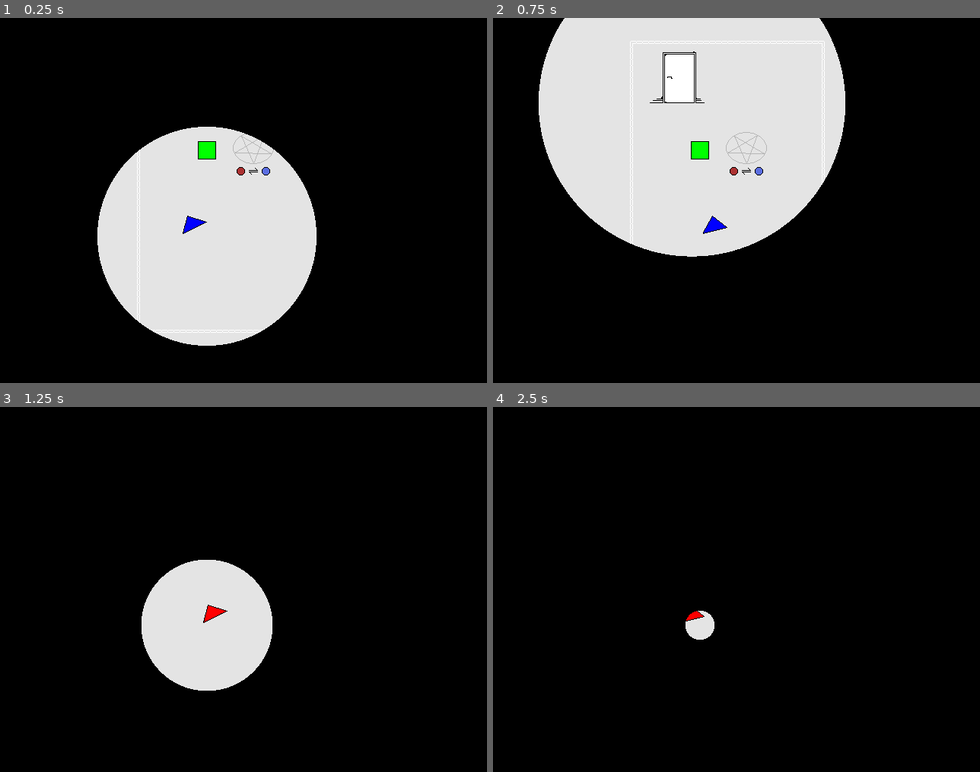
Above: before the commit, frames 1-4 (two rows, left to right).
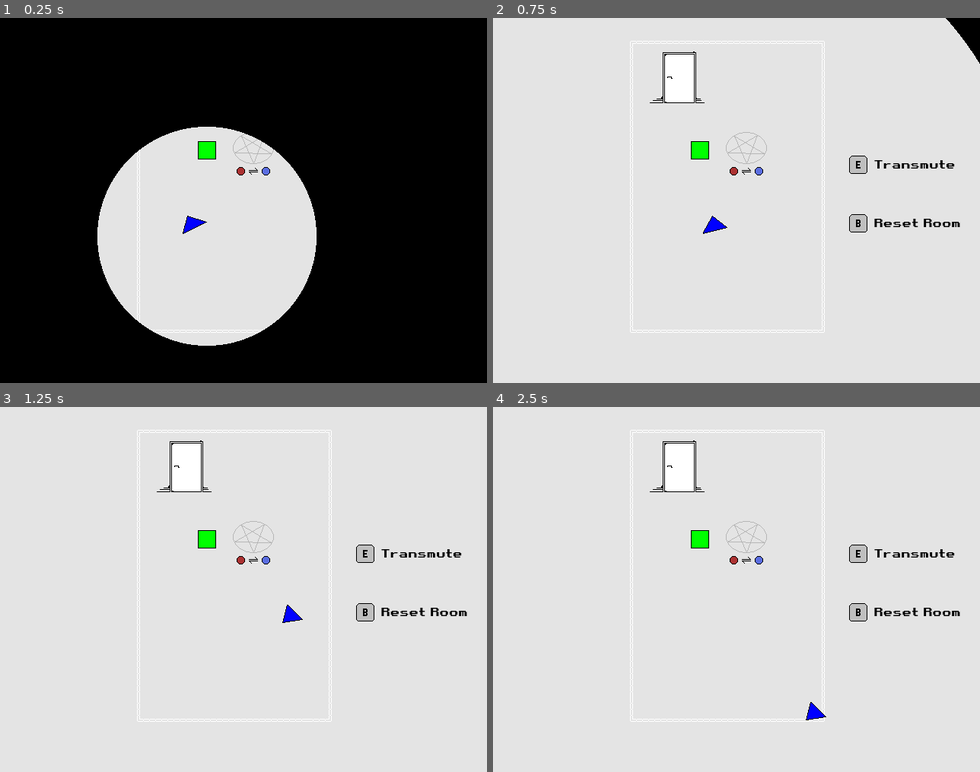
Above: after the commit, the same moments.

Repository: julianhoratschek/shadows_of_the_past
Game: Godot game, scene res://scenes/main.tscn
Same seed, same stepped clock (60 frames per second), same inputs: the game is played once before the commit and once after it.
Inputs:
- Up to frame 1 (0.25 s): no input
- Up to frame 2 (0.75 s): hold D (gme_right) from 0.53 s (still down); hold F from 0.53 s (still down)
- Up to frame 3 (1.25 s): keep holding D (gme_right); keep holding F
- Up to frame 4 (2.5 s): release D (gme_right) at 1.28 s; release F at 1.28 s; hold S (gme_down) 1.28-2.03 s; tap E (gme_interact) at 1.35 s; tap F at 1.55 s; hold D (gme_right) from 2.03 s (still down); hold F from 2.03 s (still down)

Frame 1 is identical in both runs. In frame 2, 65% of the frame differs, in the area x 0-100%, y 0-100%; in frame 3, 92%; in frame 4, 99%.

Commit message:
ok version

Diff:
--- a/prefabs/door.gd
+++ b/prefabs/door.gd
@@ -30,4 +30,7 @@
 
 func _on_body_entered(body: Node2D):
 	if body is Player:
+		var modulate_tween := body.create_tween()
+		modulate_tween.tween_property(body, "modulate", Color(Color.BLACK, 0.0), 0.8)
+		body.speed = 0.0
 		entered.emit(next_room)
--- a/project.godot
+++ b/project.godot
@@ -31,26 +31,41 @@
 gme_interact={
 "deadzone": 0.5,
 "events": [Object(InputEventKey,"resource_local_to_scene":false,"resource_name":"","device":-1,"window_id":0,"alt_pressed":false,"shift_pressed":false,"ctrl_pressed":false,"meta_pressed":false,"pressed":false,"keycode":0,"physical_keycode":69,"key_label":0,"unicode":101,"echo":false,"script":null)
+, Object(InputEventJoypadButton,"resource_local_to_scene":false,"resource_name":"","device":-1,"button_index":2,"pressure":0.0,"pressed":false,"script":null)
 ]
 }
 gme_left={
 "deadzone": 0.5,
 "events": [Object(InputEventKey,"resource_local_to_scene":false,"resource_name":"","device":-1,"window_id":0,"alt_pressed":false,"shift_pressed":false,"ctrl_pressed":false,"meta_pressed":false,"pressed":false,"keycode":0,"physical_keycode":65,"key_label":0,"unicode":97,"echo":false,"script":null)
+, Object(InputEventJoypadMotion,"resource_local_to_scene":false,"resource_name":"","device":-1,"axis":0,"axis_value":-1.0,"script":null)
+, Object(InputEventJoypadButton,"resource_local_to_scene":false,"resource_name":"","device":-1,"button_index":13,"pressure":0.0,"pressed":false,"script":null)
 ]
 }
 gme_right={
 "deadzone": 0.5,
 "events": [Object(InputEventKey,"resource_local_to_scene":false,"resource_name":"","device":-1,"window_id":0,"alt_pressed":false,"shift_pressed":false,"ctrl_pressed":false,"meta_pressed":false,"pressed":false,"keycode":0,"physical_keycode":68,"key_label":0,"unicode":100,"echo":false,"script":null)
+, Object(InputEventJoypadMotion,"resource_local_to_scene":false,"resource_name":"","device":-1,"axis":0,"axis_value":1.0,"script":null)
+, Object(InputEventJoypadButton,"resource_local_to_scene":false,"resource_name":"","device":-1,"button_index":14,"pressure":0.0,"pressed":false,"script":null)
 ]
 }
 gme_up={
 "deadzone": 0.5,
 "events": [Object(InputEventKey,"resource_local_to_scene":false,"resource_name":"","device":-1,"window_id":0,"alt_pressed":false,"shift_pressed":false,"ctrl_pressed":false,"meta_pressed":false,"pressed":false,"keycode":0,"physical_keycode":87,"key_label":0,"unicode":119,"echo":false,"script":null)
+, Object(InputEventJoypadMotion,"resource_local_to_scene":false,"resource_name":"","device":-1,"axis":1,"axis_value":-1.0,"script":null)
+, Object(InputEventJoypadButton,"resource_local_to_scene":false,"resource_name":"","device":-1,"button_index":11,"pressure":0.0,"pressed":false,"script":null)
 ]
 }
 gme_down={
 "deadzone": 0.5,
 "events": [Object(InputEventKey,"resource_local_to_scene":false,"resource_name":"","device":-1,"window_id":0,"alt_pressed":false,"shift_pressed":false,"ctrl_pressed":false,"meta_pressed":false,"pressed":false,"keycode":0,"physical_keycode":83,"key_label":0,"unicode":115,"echo":false,"script":null)
+, Object(InputEventJoypadMotion,"resource_local_to_scene":false,"resource_name":"","device":-1,"axis":1,"axis_value":1.0,"script":null)
+, Object(InputEventJoypadButton,"resource_local_to_scene":false,"resource_name":"","device":-1,"button_index":12,"pressure":0.0,"pressed":false,"script":null)
+]
+}
+gme_reset_room={
+"deadzone": 0.5,
+"events": [Object(InputEventKey,"resource_local_to_scene":false,"resource_name":"","device":-1,"window_id":0,"alt_pressed":false,"shift_pressed":false,"ctrl_pressed":false,"meta_pressed":false,"pressed":false,"keycode":0,"physical_keycode":66,"key_label":0,"unicode":98,"echo":false,"script":null)
+, Object(InputEventJoypadButton,"resource_local_to_scene":false,"resource_name":"","device":-1,"button_index":3,"pressure":0.0,"pressed":false,"script":null)
 ]
 }
 
--- a/scenes/main.gd
+++ b/scenes/main.gd
@@ -20,6 +20,7 @@
 var _room_path := "res://scenes/shape_change_scene.tscn"
 var _reset := false
 
+var _to_winning_scene := false
 
 func _ready():
 	scene_fade_in()
@@ -27,7 +28,7 @@
 
 
 func _input(event):
-	if not _reset and Input.is_key_pressed(KEY_F):
+	if not _reset and Input.is_action_just_pressed(&"gme_reset_room"):
 		_reset = true
 		scene_fade_out(_room_path)
 
@@ -40,8 +41,11 @@
 	transition_rect.material.set_shader_parameter("circle_size", _transition_size)
 
 	if (_transition_direction == TransitionDirection.FADE_OUT and _transition_size <= 0.0):
-		do_transition()
-		scene_fade_in()
+		if _to_winning_scene:
+			get_tree().change_scene_to_file(_room_path)
+		else:
+			do_transition()
+			scene_fade_in()
 
 	elif _transition_size >= 1.5:
 		_transition_direction = TransitionDirection.NONE
@@ -89,5 +93,5 @@
 
 
 func _on_player_winning():
-	# scene_fade_out("res://scenes/winning_scene.tscn")
-	print("You won")
+	_to_winning_scene = true
+	scene_fade_out("res://scenes/winning_scene.tscn")
--- /dev/null
+++ b/scenes/winning_scene.gd
@@ -0,0 +1,81 @@
+extends Control
+
+
+enum LabelState {
+	Printing,
+	Waiting,
+	Done
+}
+
+const PrintTime := 0.06
+const WaitTime := 0.6
+
+var _print_timer := PrintTime:
+	get:
+		return _print_timer if _state == LabelState.Printing else WaitTime
+	set(value):
+		_print_timer = value
+
+var _print_counter := 0.0
+
+var _state := LabelState.Printing
+var _paragraph_index := 0
+var _blinker := -1
+
+var _paragraphs := [
+	"so you stayed true to yourself",
+	"ironic...",
+	"after all you have done",
+	"just to rid yourself of me",
+	"but now",
+	"that we are whole again",
+	"did I really escape?",
+	"THE END"
+]
+
+
+@onready var label := $PanelContainer/MarginContainer/Label
+
+func _ready():
+	label.text = _paragraphs[_paragraph_index]
+
+func _process(delta):
+	_print_counter += delta
+	if _print_counter < _print_timer:
+		return
+	_print_counter -= _print_timer
+
+	match _state:
+		LabelState.Printing:
+			label.visible_characters += 1
+			if label.visible_ratio == 1.0:
+				_paragraph_index += 1
+				if _paragraph_index < _paragraphs.size():
+					_state = LabelState.Waiting
+					label.text += "¶"
+					_blinker = -1
+				else:
+					_state = LabelState.Done
+
+		LabelState.Waiting:
+			label.visible_characters -= 1 * _blinker
+			_blinker *= -1
+
+
+func _input(event: InputEvent):
+	if event.is_pressed():
+		match _state:
+			LabelState.Printing:
+				_print_timer = 0.04
+
+			LabelState.Waiting:
+				label.visible_ratio = 0.0
+				label.text = _paragraphs[_paragraph_index]
+				_state = LabelState.Printing
+
+			LabelState.Done:
+				# TODO to main menu
+				pass
+
+	elif event.is_released() and _state == LabelState.Printing:
+		_print_timer = PrintTime
--- a/scenes/winning_scene.tscn
+++ b/scenes/winning_scene.tscn
@@ -1,3 +1,43 @@
-[gd_scene format=3 uid="uid://dupsrwgc61fdj"]
+[gd_scene load_steps=5 format=3 uid="uid://dupsrwgc61fdj"]
 
-[node name="WinningScene" type="Node"]
+[ext_resource type="FontFile" uid="uid://em3ca5nycu7m" path="res://assets/fonts/retro_gaming.ttf" id="1_owrk8"]
+[ext_resource type="Script" path="res://scenes/winning_scene.gd" id="2_2dje6"]
+
+[sub_resource type="Theme" id="Theme_p47qh"]
+default_font = ExtResource("1_owrk8")
+
+[sub_resource type="StyleBoxFlat" id="StyleBoxFlat_ti54p"]
+bg_color = Color(0, 0, 0, 1)
+
+[node name="WinningScene" type="Control"]
+layout_mode = 3
+anchors_preset = 15
+anchor_right = 1.0
+anchor_bottom = 1.0
+grow_horizontal = 2
+grow_vertical = 2
+theme = SubResource("Theme_p47qh")
+script = ExtResource("2_2dje6")
+
+[node name="PanelContainer" type="PanelContainer" parent="."]
+layout_mode = 1
+anchors_preset = 15
+anchor_right = 1.0
+anchor_bottom = 1.0
+grow_horizontal = 2
+grow_vertical = 2
+theme_override_styles/panel = SubResource("StyleBoxFlat_ti54p")
+
+[node name="MarginContainer" type="MarginContainer" parent="PanelContainer"]
+layout_mode = 2
+theme_override_constants/margin_left = 120
+theme_override_constants/margin_top = 80
+theme_override_constants/margin_right = 120
+theme_override_constants/margin_bottom = 80
+
+[node name="Label" type="Label" parent="PanelContainer/MarginContainer"]
+custom_minimum_size = Vector2(0, 320)
+layout_mode = 2
+vertical_alignment = 1
+visible_characters = 0
+visible_ratio = 0.0
--- /dev/null
+++ b/ui/button_display.gd
@@ -0,0 +1,16 @@
+extends VBoxContainer
+
+@onready var buttons := [
+	$ButtonDisplay/TextureRect,
+	$ButtonDisplay2/TextureRect]
+
+func _ready():
+	_joy_connection_changed(0, false)
+	Input.joy_connection_changed.connect(_joy_connection_changed)
+
+
+func _joy_connection_changed(device: int, connected: bool):
+	var new_y := 32 if Input.get_connected_joypads().size() > 0 else 0
+
+	for button in buttons:
+		(button.texture as AtlasTexture).region.position.y = new_y
--- a/ui/button_display.tscn
+++ b/ui/button_display.tscn
@@ -1,18 +1,19 @@
-[gd_scene load_steps=6 format=3 uid="uid://deoivk3pspj0i"]
+[gd_scene load_steps=7 format=3 uid="uid://deoivk3pspj0i"]
 
-[ext_resource type="Texture2D" uid="uid://c3lpm1n3grr0g" path="res://assets/sprites/keyboard_buttons.png" id="1_bkc6j"]
 [ext_resource type="FontFile" uid="uid://em3ca5nycu7m" path="res://assets/fonts/retro_gaming.ttf" id="1_nsx6j"]
+[ext_resource type="Script" path="res://ui/button_display.gd" id="2_c6xg7"]
+[ext_resource type="Texture2D" uid="uid://c26y8pb5p3lky" path="res://assets/sprites/key_display.png" id="2_wwwkd"]
 
 [sub_resource type="Theme" id="Theme_jqsg5"]
 default_font = ExtResource("1_nsx6j")
 Label/colors/font_color = Color(0, 0, 0, 1)
 
 [sub_resource type="AtlasTexture" id="AtlasTexture_a5yj7"]
-atlas = ExtResource("1_bkc6j")
+atlas = ExtResource("2_wwwkd")
 region = Rect2(0, 0, 32, 32)
 
 [sub_resource type="AtlasTexture" id="AtlasTexture_6cyyg"]
-atlas = ExtResource("1_bkc6j")
+atlas = ExtResource("2_wwwkd")
 region = Rect2(32, 0, 32, 32)
 
 [node name="ButtonDisplay" type="VBoxContainer"]
@@ -21,6 +22,7 @@
 size_flags_horizontal = 0
 theme = SubResource("Theme_jqsg5")
 theme_override_constants/separation = 45
+script = ExtResource("2_c6xg7")
 
 [node name="ButtonDisplay" type="HBoxContainer" parent="."]
 layout_mode = 2
Binary file added: assets/sprites/art/key_display.aseprite
Binary file changed: assets/sprites/art/keyboard_buttons.aseprite
Binary file added: assets/sprites/key_display.png
Binary file changed: assets/sprites/keyboard_buttons.png
